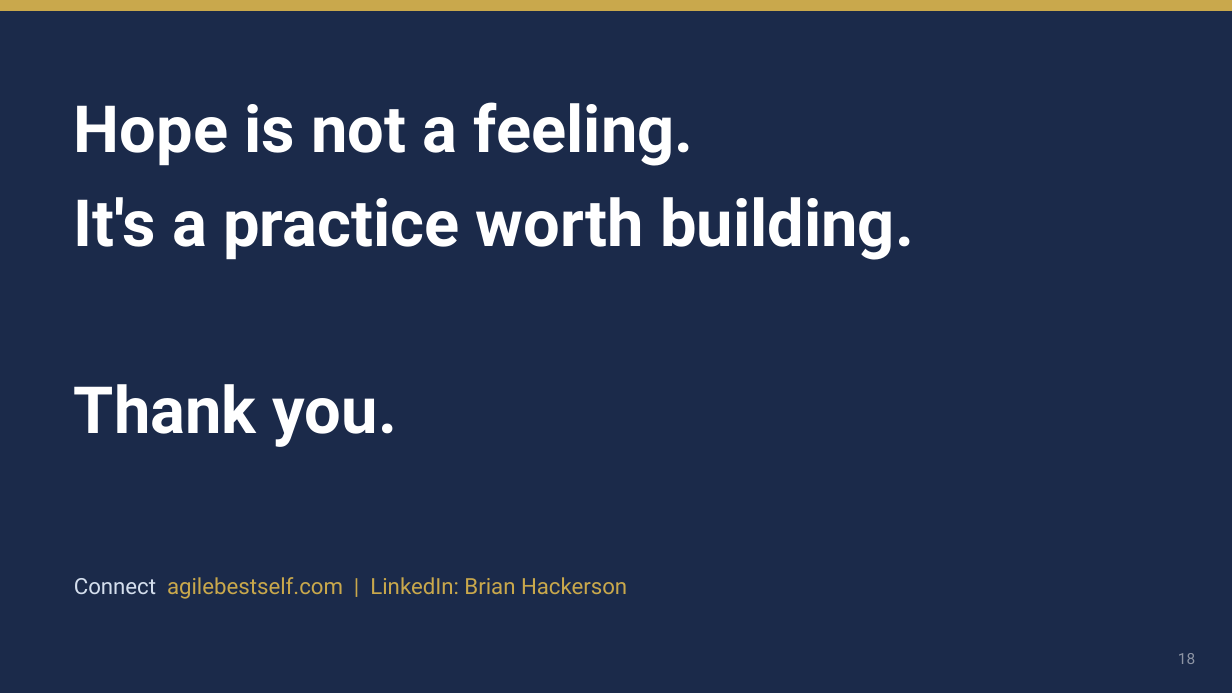
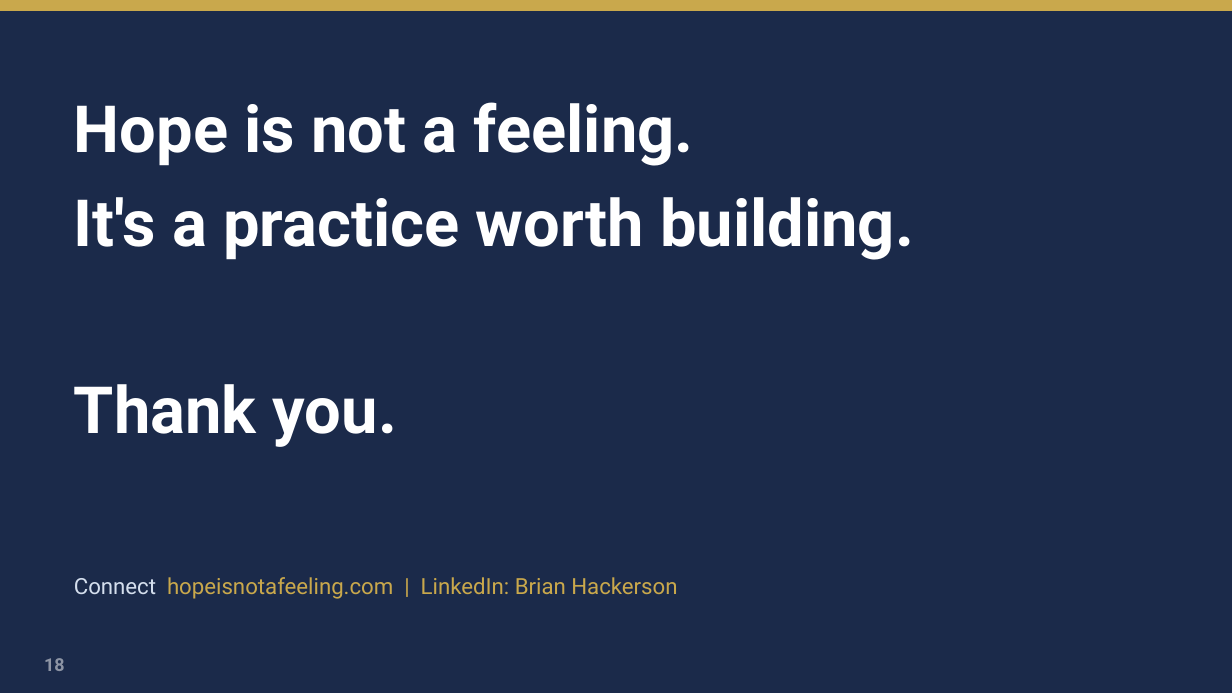
Before and after one commit to brhackerson/the-hope-habit, a slide deck: slide 18 of talks/hope-practice.pptx. Drawn at 1232x693 pixels with LibreOffice and Linux fonts; fonts in the diff are those of the drawing. Boxes give left, top, right and bottom in pixels: in the first picture for what was removed or moved away, otherwise in the second. Text is boxed around its words. In the diff, an @@ line names an element or a change of style, - is before the commit and + after.

```diff
--- a/talks/hope-practice.pptx
+++ b/talks/hope-practice.pptx
@@ text at bbox=[74, 577, 677, 599]: text changed @@
-Connect agilebestself.com | LinkedIn: Brian Hackerson
+Connect hopeisnotafeeling.com | LinkedIn: Brian Hackerson
@@ page number added at bbox=[44, 658, 65, 671], 10.5 pt, text #FFFFFF at 50% opacity, bold @@
+18
@@ text removed at bbox=[1178, 653, 1195, 664] @@
-18
```
Also in this commit, not shown: 17 other slides changed.
